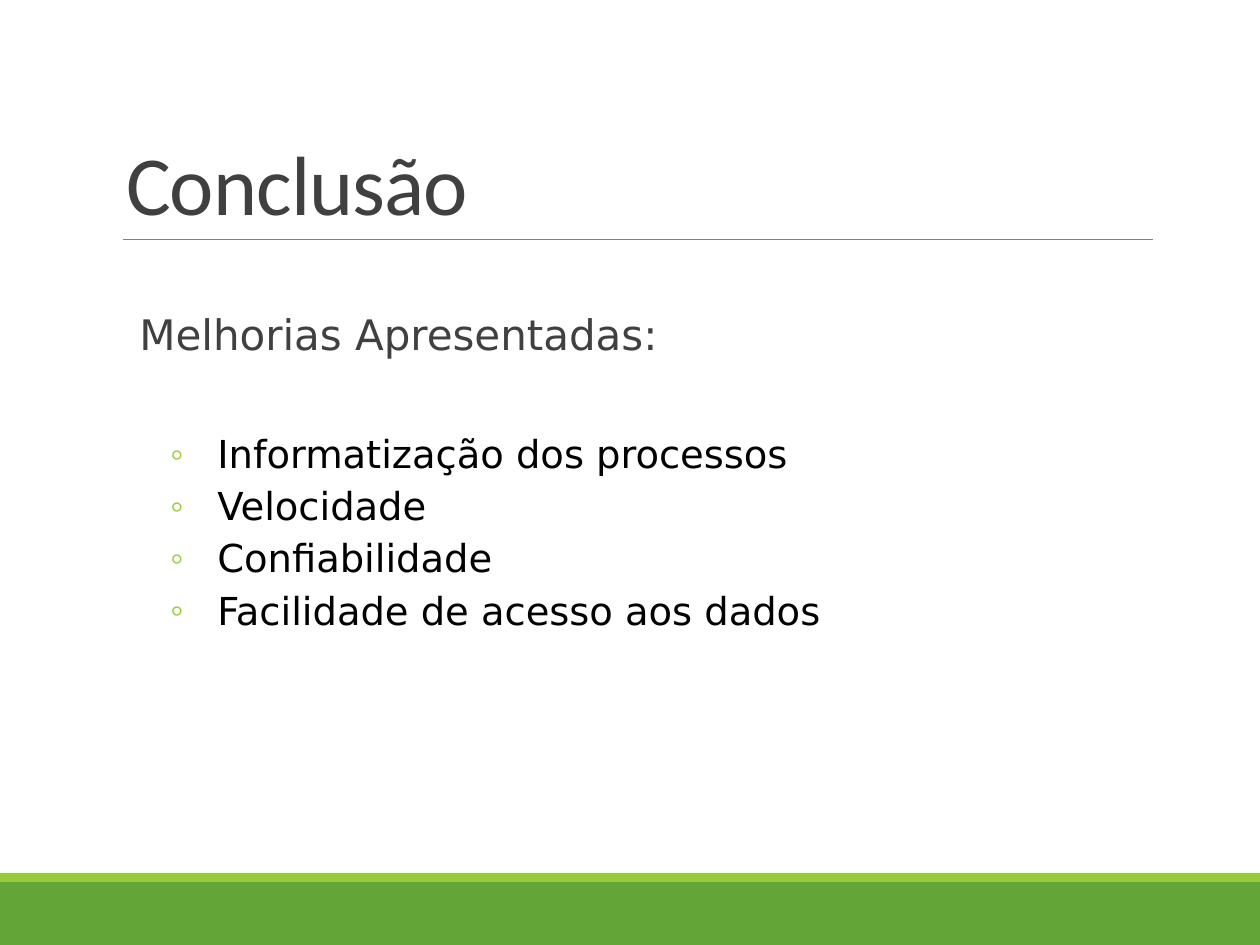
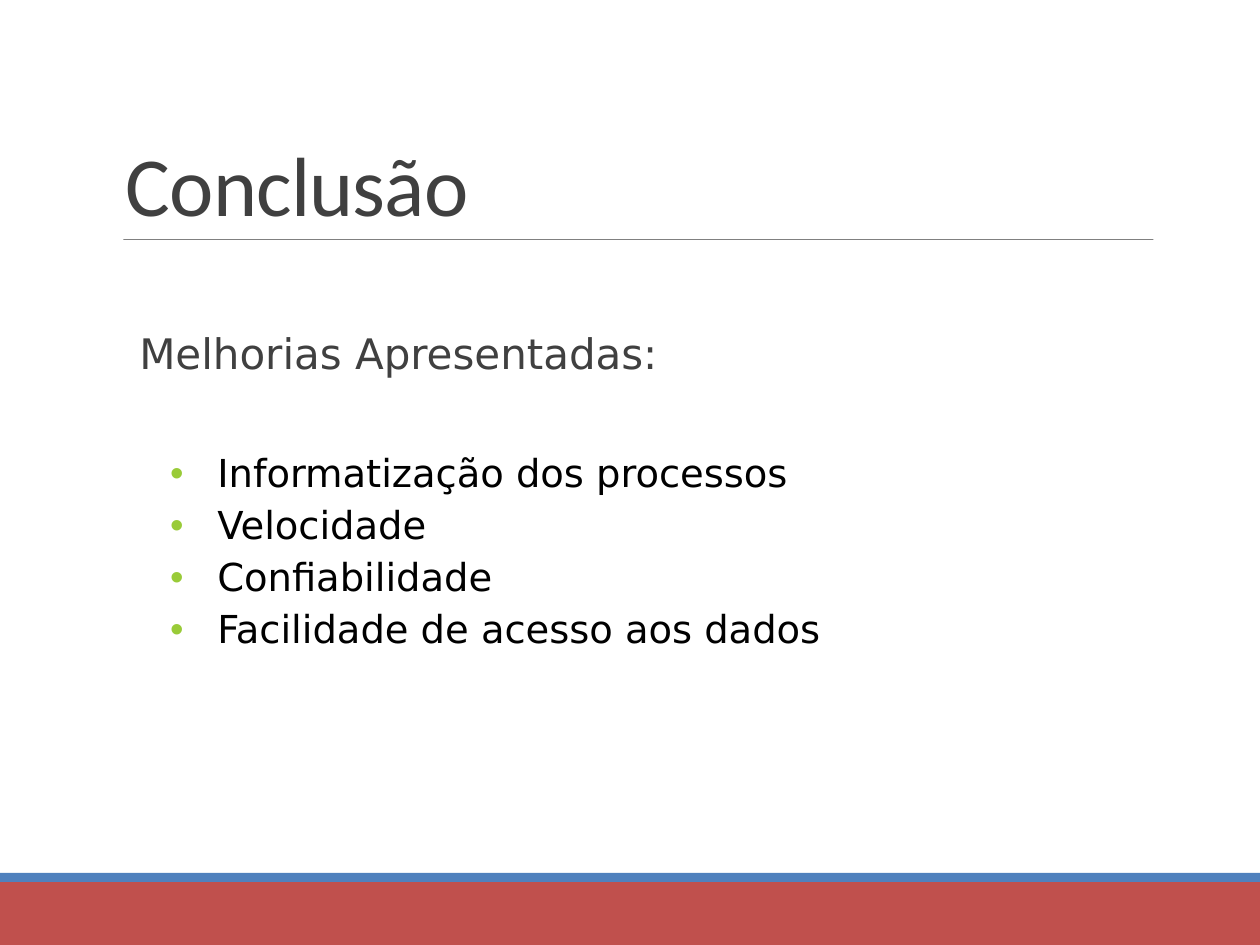
Before and after one commit to luisguipso/tcc, a slide deck: slide 8 of Apresentação - SICON.pptx. Drawn at 1260x945 pixels with LibreOffice and Linux fonts; fonts in the diff are those of the drawing. Boxes give left, top, right and bottom in pixels: in the first picture for what was removed or moved away, otherwise in the second. Text is boxed around its words. In the diff, an @@ line names an element or a change of style, - is before the commit and + after.

```diff
--- a/Apresentação - SICON.pptx
+++ b/Apresentação - SICON.pptx
@@ text at [217,457,820,644]: bullet ◦ to • @@
@@ rectangle at [0,882,1260,945]: fill #63A537 to #C0504D @@
@@ rectangle at [0,873,1260,882]: fill #99CB38 to #4F81BD @@
```
Also in this commit, not shown: 8 other slides changed, 9 other files.
